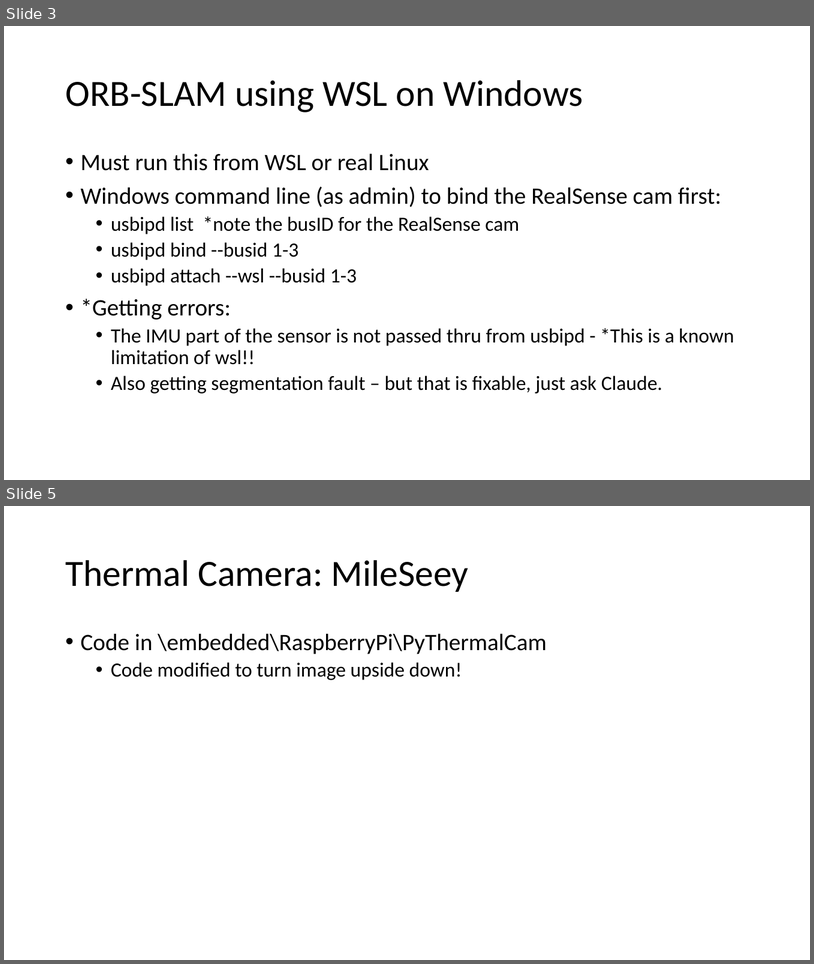
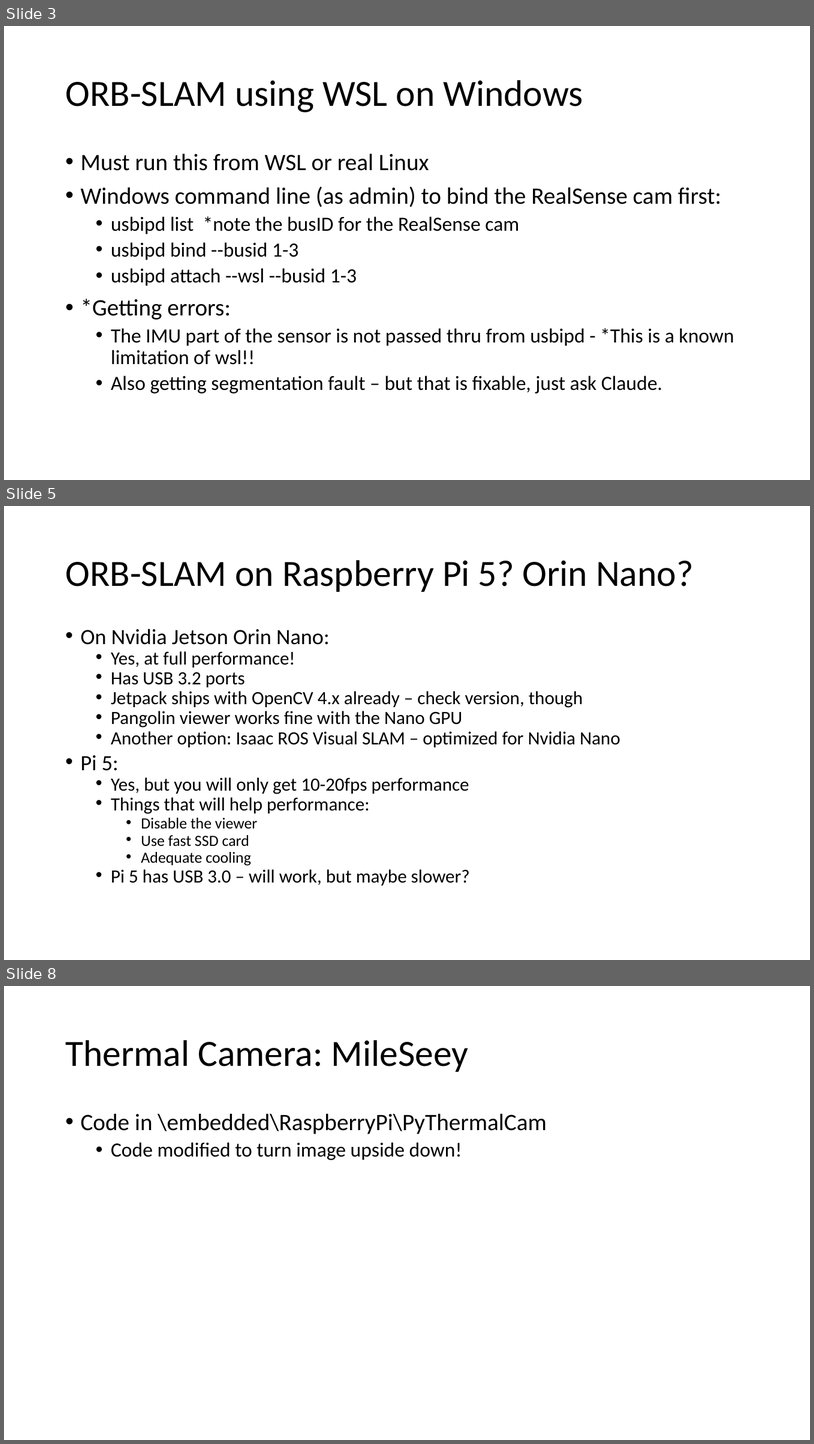
Before and after one commit to gigaprog/p_presentations, a slide deck: embedded/SLAM_robot_mapping/SLAM_robot_mapping.pptx. Shown one above the other, each under a label of ours: slides 3 and 5 before the commit, slides 3, 5 and 8 after it; the slides between them are not shown. The pictures are 814x964 and 814x1444 pixels, drawn with LibreOffice and Linux fonts; fonts in the diff are those of the drawing. Boxes give left, top, right and bottom in pixels: in the first picture for what was removed or moved away, otherwise in the second. Text is boxed around its words. In the diff, an @@ line names an element or a change of style, - is before the commit and + after.

Commit message:
SLAM

```diff
--- a/embedded/SLAM_robot_mapping/SLAM_robot_mapping.pptx
+++ b/embedded/SLAM_robot_mapping/SLAM_robot_mapping.pptx
@@ slide 5 added at [4, 506, 810, 960], background #FFFFFF @@
@@ title added at [65, 560, 694, 592], 44 pt, text #000000 @@
+ORB-SLAM on Raspberry Pi 5? Orin Nano?
@@ text added at [81, 628, 621, 885], 22.2 pt, text #000000 @@
+• On Nvidia Jetson Orin Nano:
+  • Yes, at full performance!
+  • Has USB 3.2 ports
+  • Jetpack ships with OpenCV 4.x already – check version, though
+  • Pangolin viewer works fine with the Nano GPU
+  • Another option: Isaac ROS Visual SLAM – optimized for Nvidia Nano
+• Pi 5:
+  • Yes, but you will only get 10-20fps performance
+  • Things that will help performance:
+    • Disable the viewer
+    • Use fast SSD card
+    • Adequate cooling
+  • Pi 5 has USB 3.0 – will work, but maybe slower?
@@ what was slide 5 is now slide 8 @@
```
Also in this commit, not shown: 1 slide changed, 2 other slides added.
